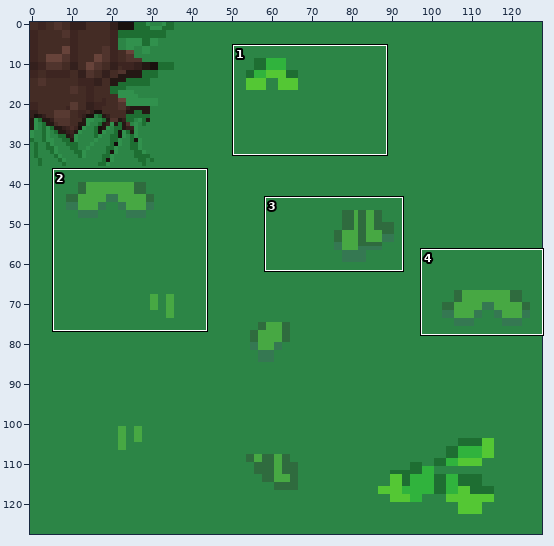
Two versions of one sprite sheet, sprites/terrain/dirt_wall_top_left_full.png. Above: a wide view before the commit, with the close-up outlined.
Close-up. The starting point:
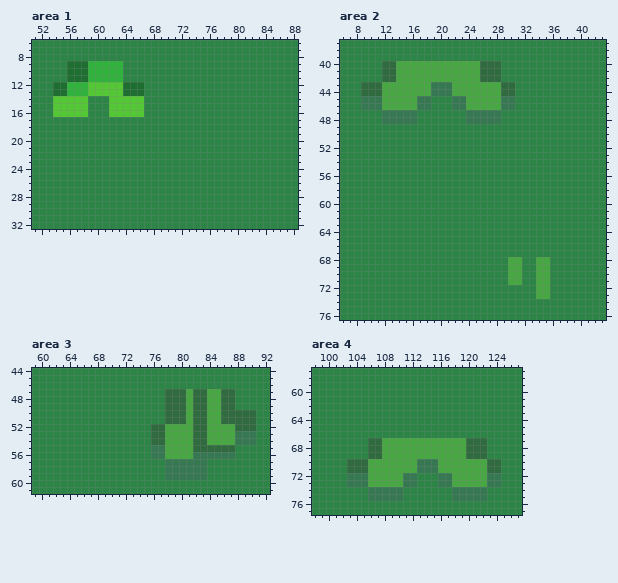
The file is 128x128 pixels. Colours within 5 levels of each other are drawn and written as one. Shown: area 1: x 51..88, y 6..32; area 2: x 6..43, y 37..76; area 3: x 59..92, y 44..61; area 4: x 98..127, y 57..77. The commit also changed other parts of the picture, which this record leaves out.
Once edited:
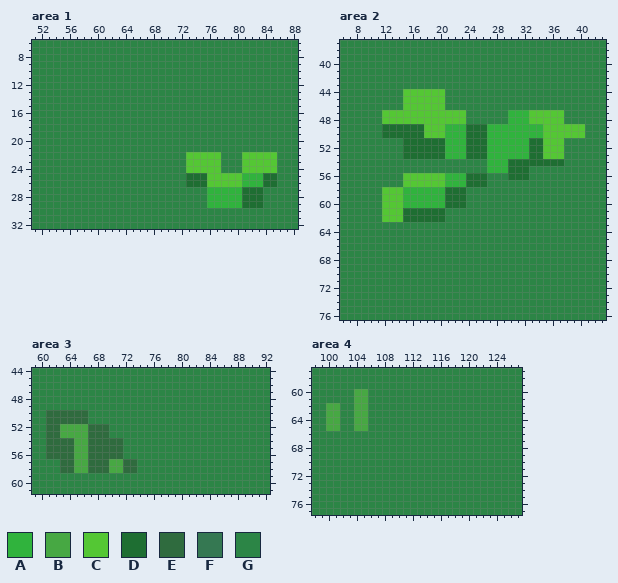
Palette (. is transparent): A #30b33d  B #47a843  C #54c734  D #1e6e32  E #2f6b3e  F #357852  G #2c8546
The edit:
Changed rows in their new state; - is an unchanged pixel.
Area 1:
first column x 54:
 9 --GGGGGGGG---
10 --GGGGGGGG---
11 --GGGGGGGG---
12 GGGGGGGGGGGGG
13 GGGGGGGGGGGGG
14 GGGGG---GGGGG
15 GGGGG---GGGGG
16 GGGGG---GGGGG
first column x 73:
22 CCCCC---CCCCC
23 CCCCC---CCCCC
24 CCCCC---CCCCC
25 DDDCCCCCAAADD
26 DDDCCCCCAAADD
27 ---AAAAADDD--
28 ---AAAAADDD--
29 ---AAAAADDD--
Area 2:
first column x 9:
40 ---GGGGGGGGGGGGGGGGG------------
41 ---GGGGGGGGGGGGGGGGG------------
42 ---GGGGGGGGGGGGGGGGG------------
43 GGGGGGGGGGGGGGGGGGGGGG----------
44 GGGGGGCCCCCCGGGGGGGGGG----------
45 GGGGGGCCCCCC-GGGGGGGGG----------
46 GGGGGGCCCCCC-GGGGGGGGG----------
47 ---CCCCCCCCCCCCGGGGG-AAACCCCC---
48 ---CCCCCCCCCCCCGGGGG-AAACCCCC---
49 ---DDDDDDCCCAAADDDAAAAAAAACCCCCC
50 ---DDDDDDCCCAAADDDAAAAAAAACCCCCC
51 ------DDDDDDAAADDDAAAAAADDCCC---
52 ------DDDDDDAAADDDAAAAAADDCCC---
53 ------DDDDDDAAADDDAAAAAADDCCC---
54 ------------------AAADDDDDDDD---
55 ------------------AAADDD--------
56 ------CCCCCCAAADDD---DDD--------
57 ------CCCCCCAAADDD--------------
58 ---CCCAAAAAADDD-----------------
59 ---CCCAAAAAADDD-----------------
60 ---CCCAAAAAADDD-----------------
61 ---CCCDDDDDD--------------------
62 ---CCCDDDDDD--------------------
first column x 30:
68 GG--GG
69 GG--GG
70 GG--GG
71 GG--GG
72 ----GG
73 ----GG
Area 3:
first column x 61:
47 -----------------GGGGGGGGGG---
48 -----------------GGGGGGGGGG---
49 -----------------GGGGGGGGGG---
50 EEEEEE-----------GGGGGGGGGGGGG
51 EEEEEE-----------GGGGGGGGGGGGG
52 EEBBBBEEE------GGGGGGGGGGGGGGG
53 EEBBBBEEE------GGGGGGGGGGGGGGG
54 EEEEBBEEEEE----GGGGGGGGGGGGGGG
55 EEEEBBEEEEE----GGGGGGGGGGGG---
56 EEEEBBEEEEE----GGGGGGGGGGGG---
57 --EEBBEEEBBEE----GGGGGG-------
58 --EEBBEEEBBEE----GGGGGG-------
59 -----------------GGGGGG-------
Area 4:
first column x 100:
60 ----BB-------------------
61 ----BB-------------------
62 BB--BB-------------------
63 BB--BB-------------------
64 BB--BB-------------------
65 BB--BB-------------------
67 ------GGGGGGGGGGGGGGGGG--
68 ------GGGGGGGGGGGGGGGGG--
69 ------GGGGGGGGGGGGGGGGG--
70 ---GGGGGGGGGGGGGGGGGGGGGG
71 ---GGGGGGGGGGGGGGGGGGGGGG
72 ---GGGGGGGGGG---GGGGGGGGG
73 ---GGGGGGGGGG---GGGGGGGGG
74 ------GGGGG-------GGGGG--
75 ------GGGGG-------GGGGG--
